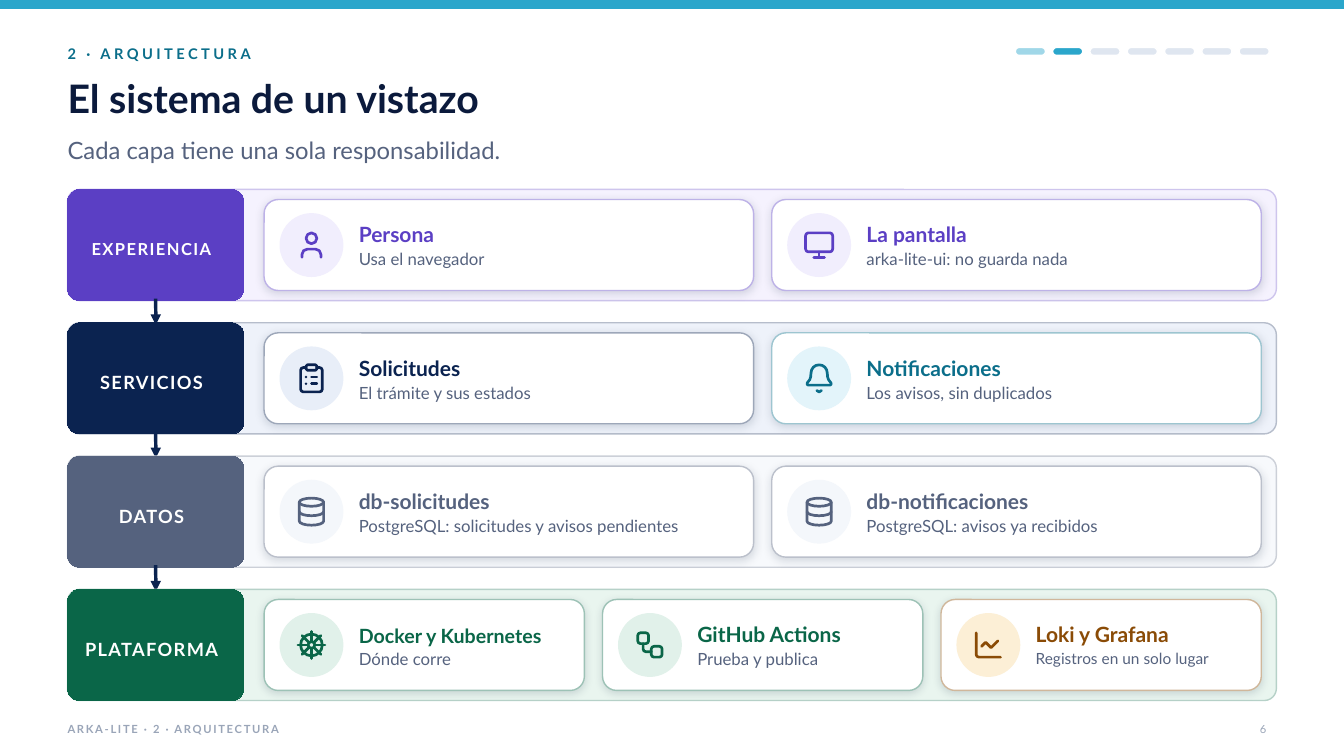
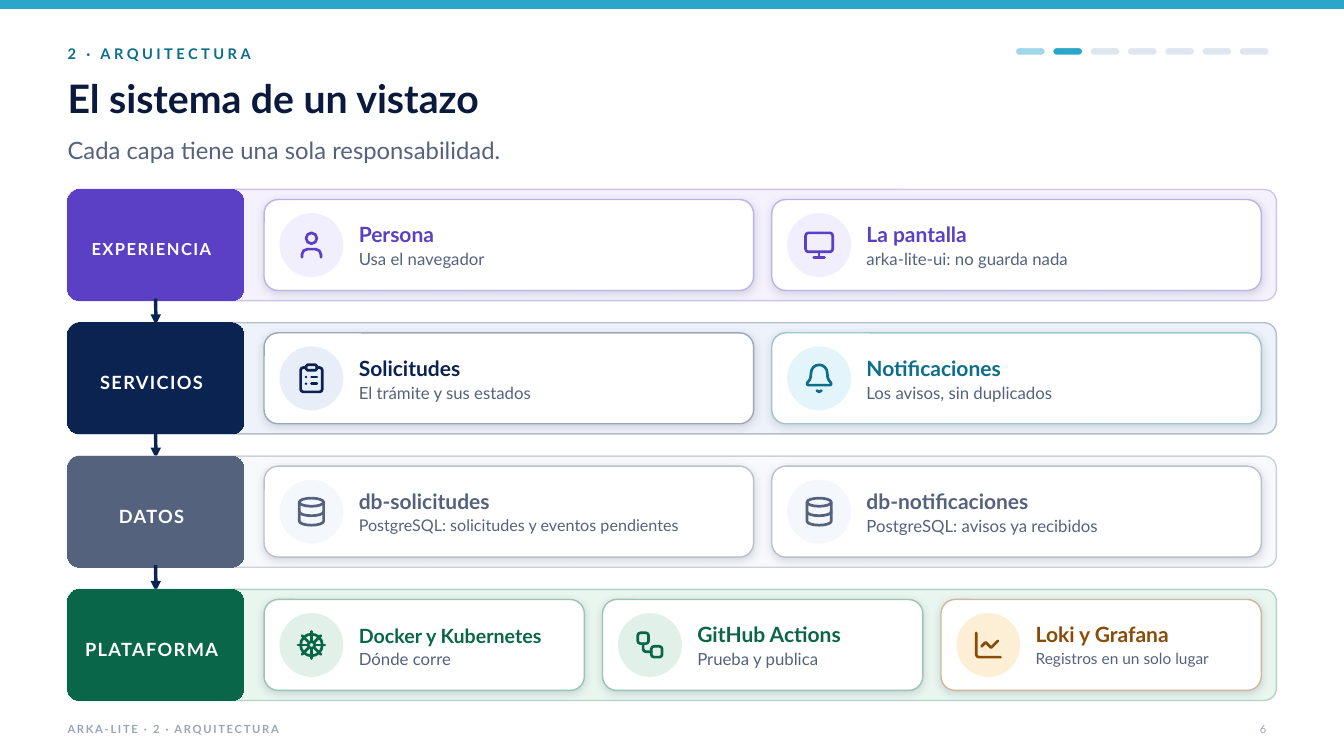
Before and after one commit to jfranceschi-dev/arka-lite, a slide deck: slide 6 of docs/presentation-data/pptx/ARKA-Lite-ejecutivo-con-videos.pptx. Drawn at 1344x756 pixels with LibreOffice and Linux fonts; fonts in the diff are those of the drawing. Boxes give left, top, right and bottom in pixels: in the first picture for what was removed or moved away, otherwise in the second. Text is boxed around its words. In the diff, an @@ line names an element or a change of style, - is before the commit and + after.

```diff
--- a/docs/presentation-data/pptx/ARKA-Lite-ejecutivo-con-videos.pptx
+++ b/docs/presentation-data/pptx/ARKA-Lite-ejecutivo-con-videos.pptx
@@ text at (359, 519, 678, 534): text changed; size 12 to 11.5 pt @@
-PostgreSQL: solicitudes y avisos pendientes
+PostgreSQL: solicitudes y eventos pendientes
```
Also in this commit, not shown: 2 other slides changed, 15 other files.
